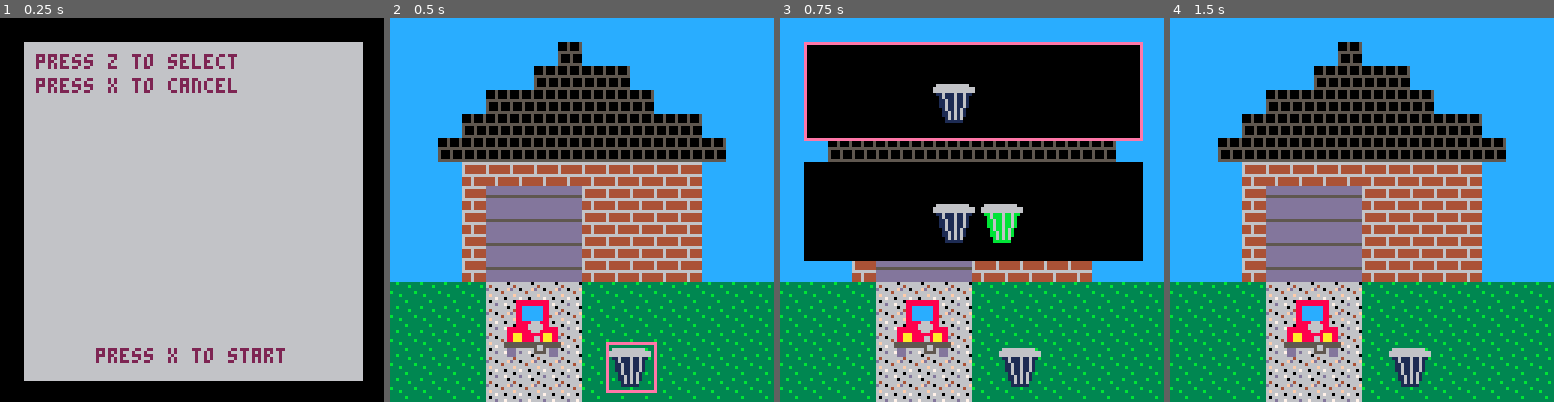
Above: before the commit, frames 1-4 (left to right).
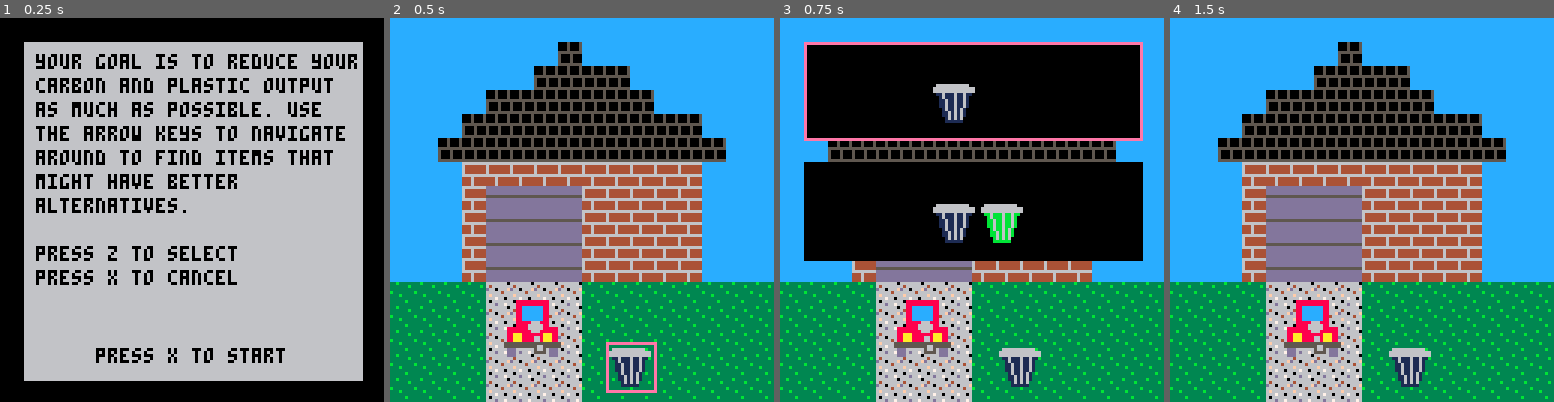
Above: after the commit, the same moments.

Repository: EmilyRagan/senior-project
Game: PICO-8 cartridge carts/home.p8
Two runs of this game, one before a commit and one after it. Both use one fixed random seed, a clock stepped at 60 frames per second and the inputs below.
Inputs:
- Up to frame 1 (0.25 s): no input
- Up to frame 2 (0.5 s): tap X (X key) at 0.33 s
- Up to frame 3 (0.75 s): tap O (Z key) at 0.7 s
- Up to frame 4 (1.5 s): tap X (X key) at 1.07 s

The runs differ from the first frame. In frame 1, 11% of the frame differs, in the area x 9-93%, y 9-90%; in frame 2, nothing differs; in frame 3, nothing differs; in frame 4, nothing differs.

Commit message:
update instructions

Diff:
--- a/carts/home.p8
+++ b/carts/home.p8
@@ -169,9 +169,16 @@
 function drawInstructions()
   color(6)
   rectfill(8, 8, 120, 120)
-  color(2)
-  print('press z to select', 12, 12)
-  print('press x to cancel', 12, 20)
+  color(0)
+  print('your goal is to reduce your', 12, 12)
+  print('carbon and plastic output', 12, 20)
+  print('as much as possible. use', 12, 28)
+  print('the arrow keys to navigate', 12, 36)
+  print('around to find items that', 12, 44)
+  print('might have better', 12, 52)
+  print('alternatives.', 12, 60)
+  print('press z to select', 12, 76)
+  print('press x to cancel', 12, 84)
   print('press x to start', hcenter('press x to start'), 110)
   if (btnp(buttons.x))
   then
